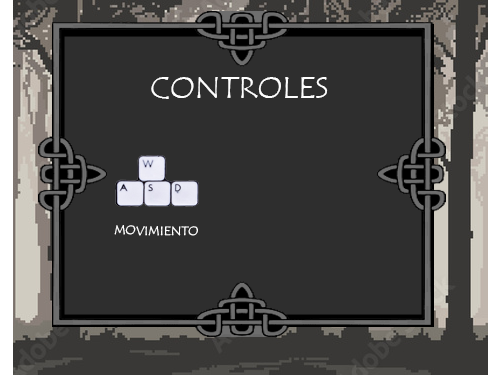
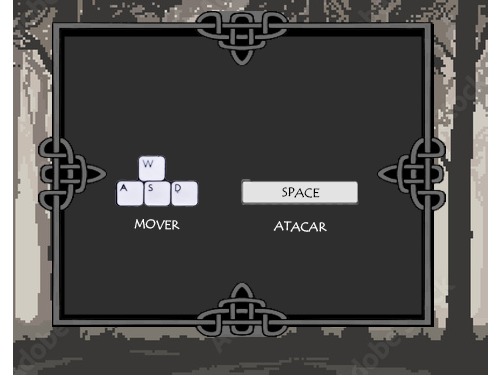
Layered file, before and after one edit (w=500, h=375). Changes by layer:
added layer "SPACE" above "Capa 5" over (282, 187, 320, 198)
added layer "Capa 5" above "VER" over (241, 179, 359, 205)
added layer "VER" above "MOVER" over (295, 191, 319, 202)
renamed "MOVIMIENTO" to "MOVER", painted on it over (114, 219, 198, 236)
removed layer "CONTROLES" over (151, 77, 328, 99)
added layer "ATACAR" above "Capa 3" over (273, 221, 327, 232)
